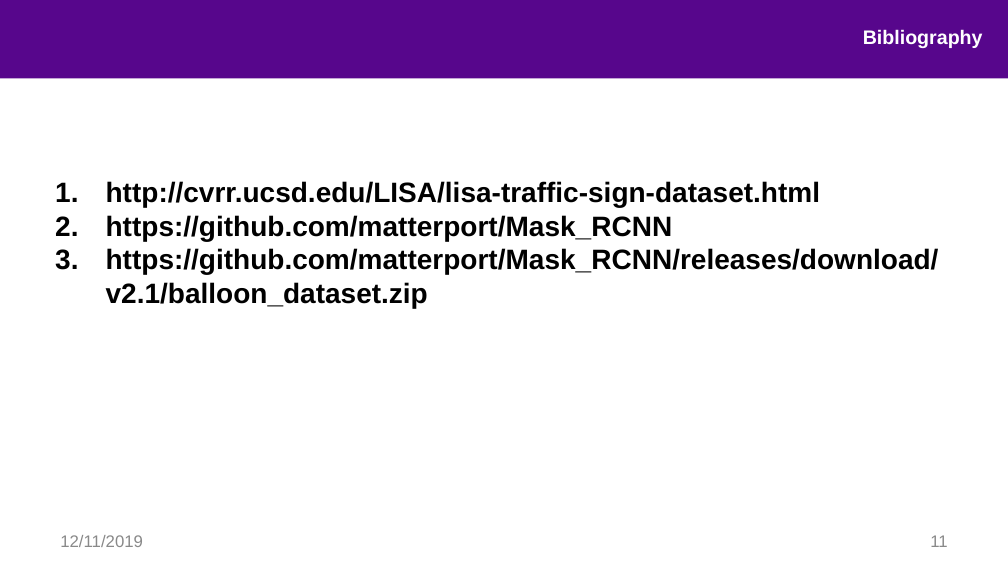
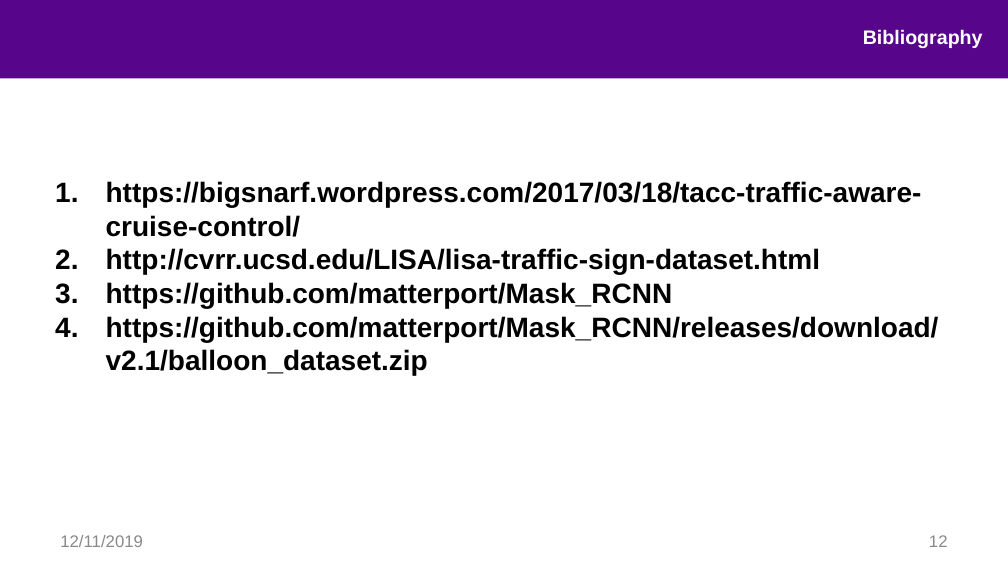
Before and after one commit to Saahil-96/Segmentation, a slide deck: slide 12 of TrafficSignDetection.ppt (slide 11 before the commit). Drawn at 1008x567 pixels with LibreOffice and Linux fonts; fonts in the diff are those of the drawing; background and template pictures are left out. Boxes give left, top, right and bottom in pixels: in the first picture for what was removed or moved away, otherwise in the second. Text is boxed around its words. In the diff, an @@ line names an element or a change of style, - is before the commit and + after.

```diff
--- a/TrafficSignDetection.ppt
+++ b/TrafficSignDetection.ppt
@@ text at box(106, 181, 922, 237): paragraph added @@
+1. https://bigsnarf.wordpress.com/2017/03/18/tacc-traffic-aware-cruise-control/
@@ page number at box(929, 535, 948, 547): text changed @@
-11
+12
```
Also in this commit, not shown: 5 other slides changed, 3 slides added.
